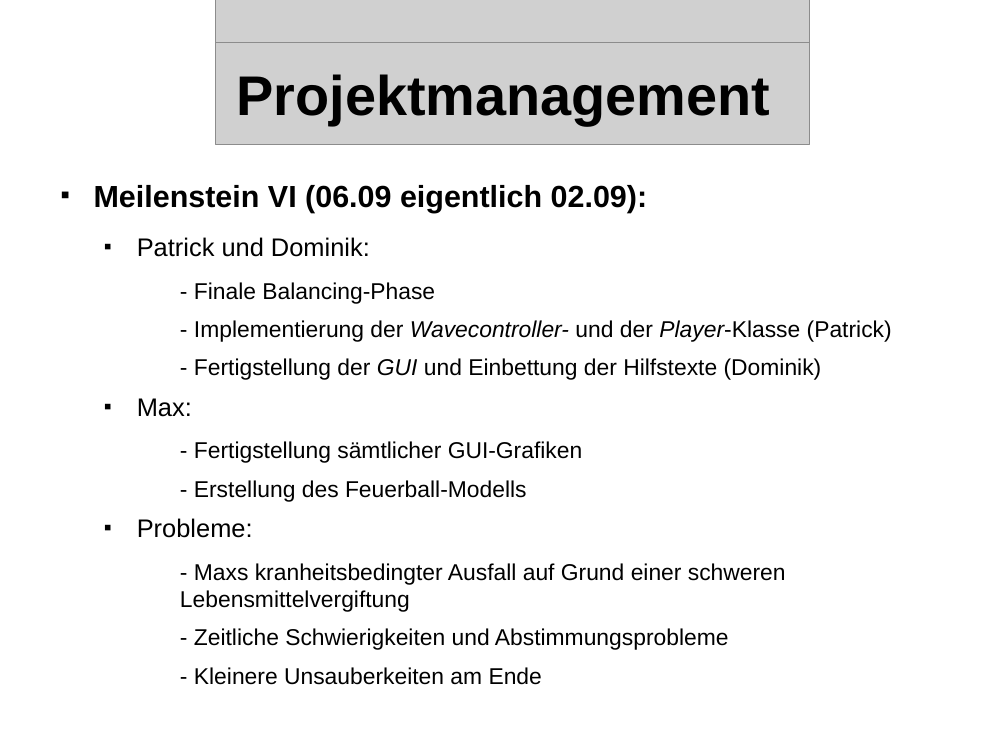
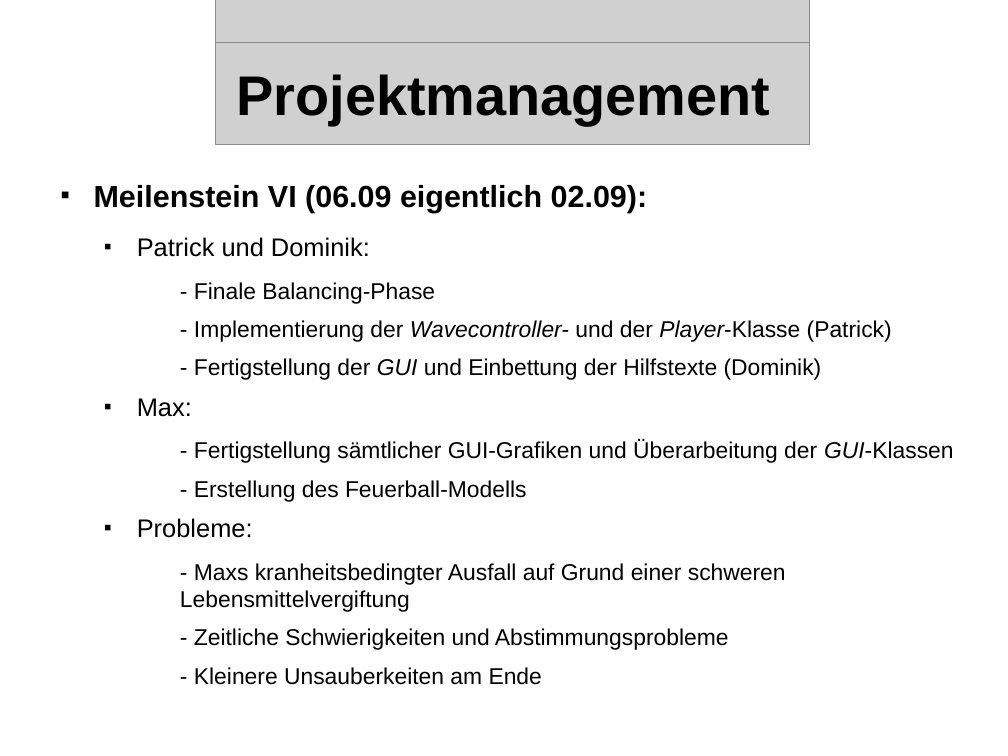
Before and after one commit to streber91/3D-Game-Project, a slide deck: slide 11 of Documents/Präsentationen/Underlord Abschlusspräsentation.odp. Drawn at 1008x756 pixels with LibreOffice and Linux fonts; fonts in the diff are those of the drawing; grey boxes stand for pictures; background and template pictures are left out. Boxes give left, top, right and bottom in pixels: in the first picture for what was removed or moved away, otherwise in the second. Text is boxed around its words. In the diff, an @@ line names an element or a change of style, - is before the commit and + after.

Commit message:
- Little Presentation changes

```diff
--- a/Documents/Präsentationen/Underlord Abschlusspräsentation.odp
+++ b/Documents/Präsentationen/Underlord Abschlusspräsentation.odp
@@ text at [194,440,954,463]: text changed @@
-    - Fertigstellung sämtlicher GUI-Grafiken
+    - Fertigstellung sämtlicher GUI-Grafiken und Überarbeitung der GUI-Klassen
```
Also in this commit, not shown: 4 other slides changed, 2 slides added.
